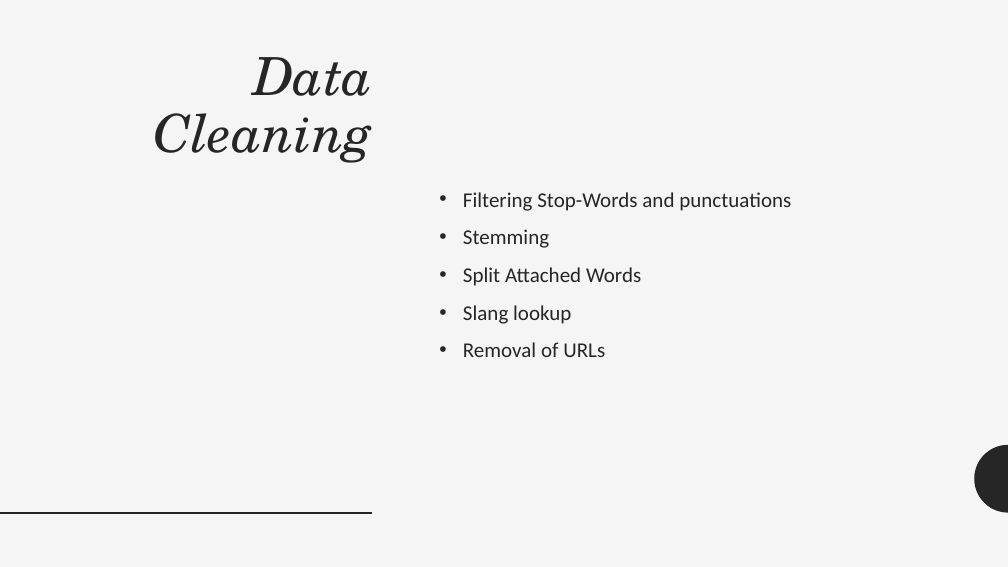
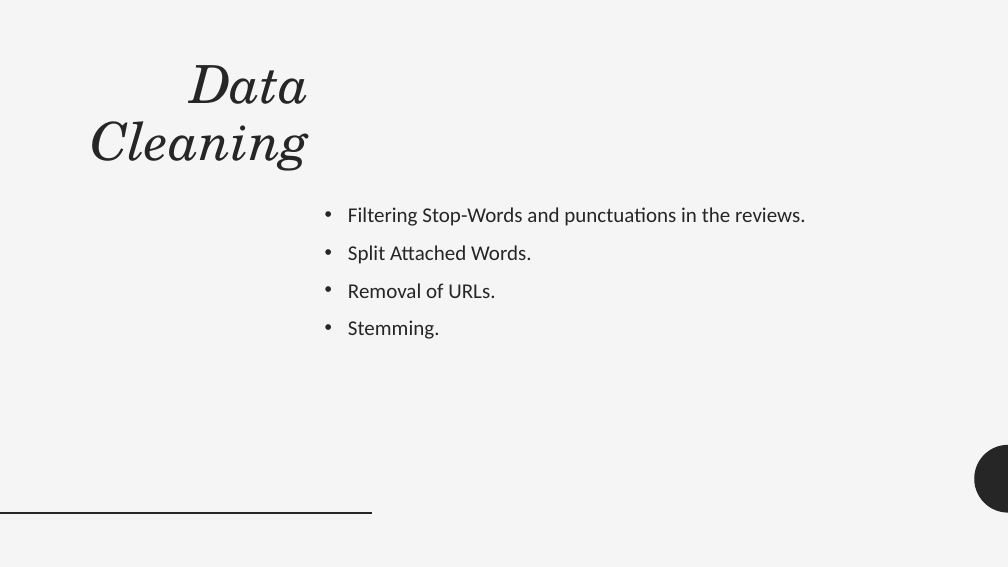
Before and after one commit to UNCG-CSE/CORPUS, a slide deck: slide 3 of presentations/DS ppt.pptx. Drawn at 1008x567 pixels with LibreOffice and Linux fonts; fonts in the diff are those of the drawing. Boxes give left, top, right and bottom in pixels: in the first picture for what was removed or moved away, otherwise in the second. Text is boxed around its words. In the diff, an @@ line names an element or a change of style, - is before the commit and + after.

```diff
--- a/presentations/DS ppt.pptx
+++ b/presentations/DS ppt.pptx
@@ title "Data Cleaning" moved from (x1=154, y1=57, x2=373, y2=163) to (x1=91, y1=65, x2=310, y2=171) @@
@@ text at (x1=348, y1=207, x2=806, y2=339): text changed @@
-• Filtering Stop-Words and punctuations
-• Stemming
-• Split Attached Words
-• Slang lookup
-• Removal of URLs
+• Filtering Stop-Words and punctuations in the reviews.
+• Split Attached Words.
+• Removal of URLs.
+• Stemming.
```
Also in this commit, not shown: 1 other slide changed, 13 slides added, 1 slide removed.
